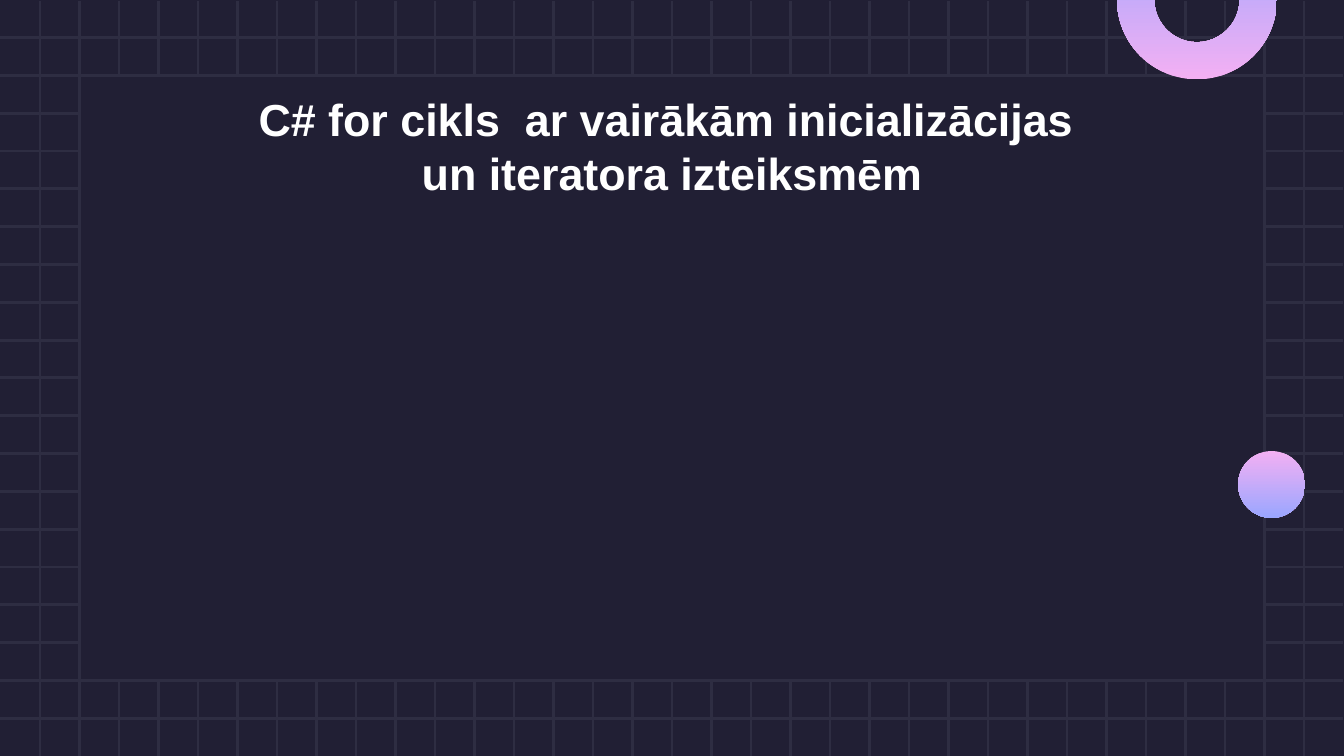
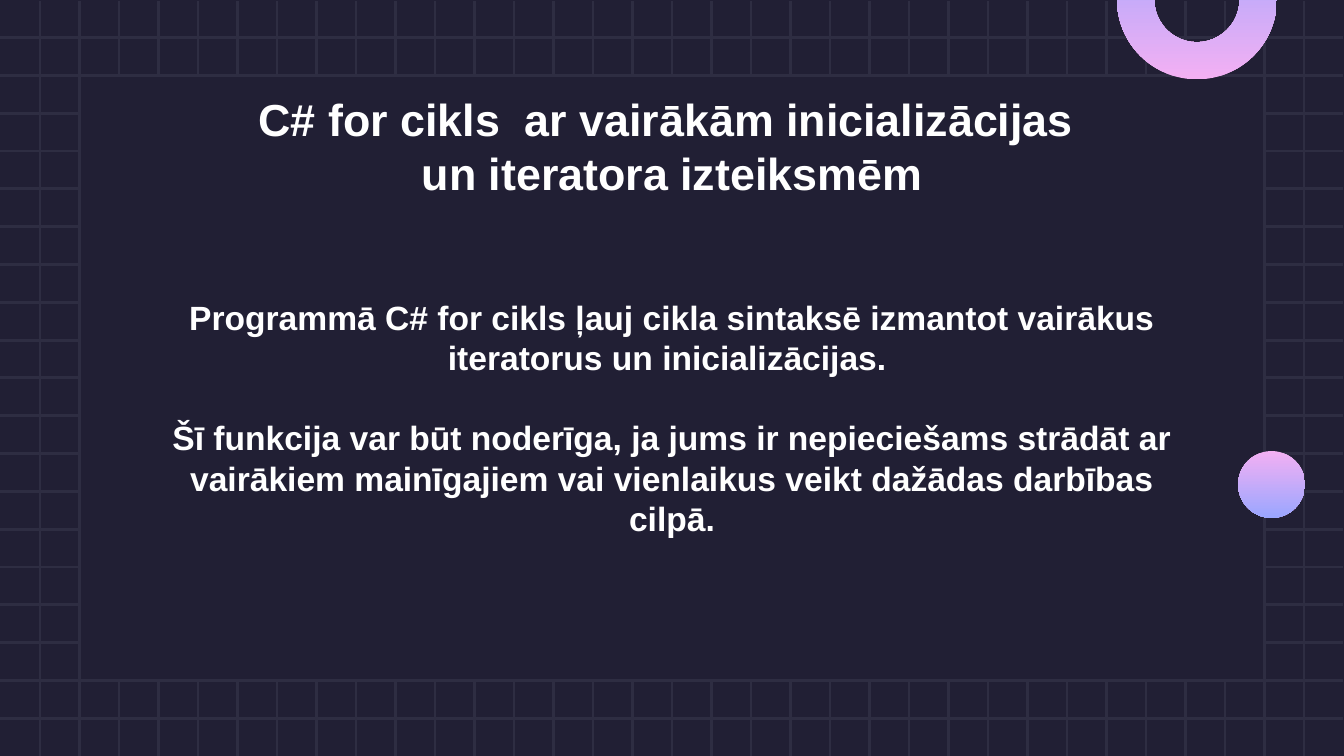
Before and after one commit to RoseU22/Eksamens_Sist_Prog, a slide deck: slide 10 of Cikls ar skaitītāju strādājot ar C#.pptx. Drawn at 1344x756 pixels with LibreOffice and Linux fonts; fonts in the diff are those of the drawing. Boxes give left, top, right and bottom in pixels: in the first picture for what was removed or moved away, otherwise in the second. Text is boxed around its words. In the diff, an @@ line names an element or a change of style, - is before the commit and + after.

```diff
--- a/Cikls ar skaitītāju strādājot ar C#.pptx
+++ b/Cikls ar skaitītāju strādājot ar C#.pptx
@@ text added at (172, 305, 1171, 537), 18 pt, text #FFFFFF, bold @@
+Programmā C# for cikls ļauj cikla sintaksē izmantot vairākus iteratorus un inicializācijas.
+Šī funkcija var būt noderīga, ja jums ir nepieciešams strādāt ar vairākiem mainīgajiem vai vienlaikus veikt dažādas darbības cilpā.
```
Also in this commit, not shown: 7 other slides changed, 5 slides added, 19 slides removed, 2 other files.
